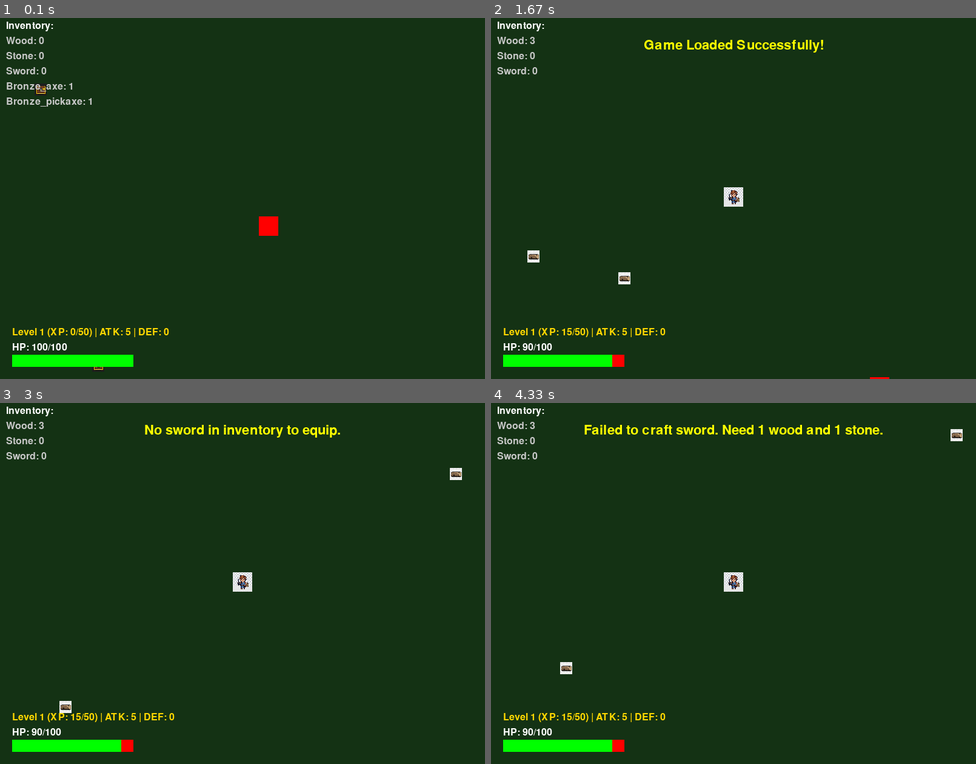
Above: before the commit, frames 1-4 (two rows, left to right).
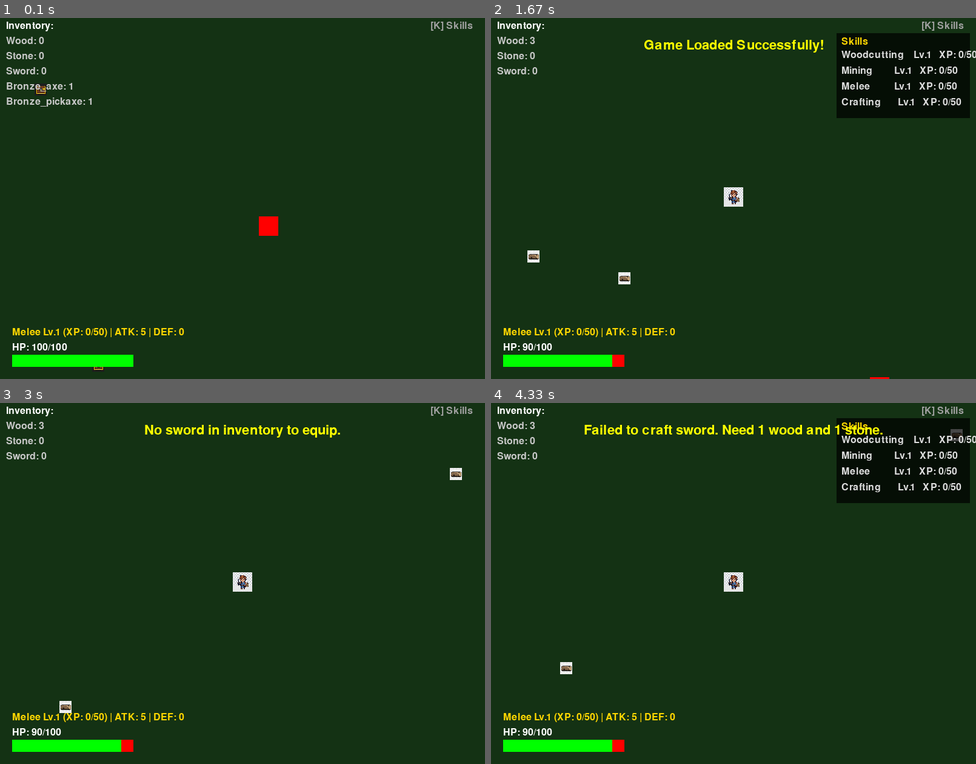
Above: after the commit, the same moments.

Repository: jacobziemba-dev/my-pygame-rpg
Game: pygame game, started from main.py
Two runs of this game, one before a commit and one after it. Both use one fixed random seed, a clock stepped at 60 frames per second and the inputs below.
Inputs:
- Up to frame 1 (0.1 s): no input
- Up to frame 2 (1.67 s): hold K 0.33-0.8 s; hold Right 0.33-0.8 s; tap F9 at 0.83, 1.5 s; tap F5 at 1.17 s
- Up to frame 3 (3 s): tap Enter at 1.83 s; hold Right 2.17-2.63 s; tap Space at 2.23, 2.53, 2.73 s; tap K at 2.32 s; hold Up 2.67-2.97 s
- Up to frame 4 (4.33 s): hold Right 3-3.47 s; tap Space at 3.07, 3.37, 3.57, 3.87, 4.13 s; tap C at 3.15 s; hold Left 3.5-4.03 s; tap K at 3.65 s; hold Down from 4.07 s (still down)

The runs differ from the first frame. In frame 1, 0.6% of the frame differs, in the area x 2-98%, y 1-89%; in frame 2, 7.0%, in the area x 2-100%, y 1-89%; in frame 3, 0.6%; in frame 4, 6.9%.

Commit message:
Add skill system and UI; integrate XP into skills
Introduce a Skill and SkillManager to replace the old player-wide XP/level system. Player now holds a SkillManager; skill XP is awarded for actions (woodcutting, mining, melee, crafting) and can trigger level-ups with effects (e.g. melee level up grants HP/attack). ActionManager and GameManager were updated to use skill levels for success chances and to grant skill XP; GameManager adds a key (K) to toggle the skills panel. SaveManager persists and restores skills, and UIManager displays a skills overlay and shows skill-related stats/messages. Removed the previous Player.gain_xp implementation.

Diff:
--- a/src/action_manager.py
+++ b/src/action_manager.py
@@ -36,7 +36,9 @@
             player.action_target = None
             return
 
-        success_chance = ((tool_power + player.level) / node.difficulty) * 100
+        skill_name = "woodcutting" if node.node_type == "tree" else "mining"
+        skill_level = getattr(player.skills, skill_name).level
+        success_chance = ((tool_power + skill_level) / node.difficulty) * 100
         success_chance = max(5, min(95, success_chance))
 
         roll = random.uniform(0, 100)
@@ -44,5 +46,8 @@
         if roll <= success_chance:
             node.take_hit()
             player.inventory.add_item(node.yields, 1)
-            player.gain_xp(5)
-            self.ui.show_message(f"Gained 1 {node.yields}! (+5 XP)")
+            leveled_up = player.skills.gain_xp(skill_name, 5)
+            self.ui.show_message(f"Gained 1 {node.yields}! (+5 {skill_name.capitalize()} XP)")
+            if leveled_up:
+                new_level = getattr(player.skills, skill_name).level
+                self.ui.show_message(f"{skill_name.capitalize()} level up! Now level {new_level}")
--- a/src/game_manager.py
+++ b/src/game_manager.py
@@ -98,7 +98,8 @@
                 elif event.key == pygame.K_c:
                     # Craft sword
                     if self.player.inventory.craft("sword"):
-                        self.ui.show_message("Success! Sword crafted.")
+                        self.player.skills.gain_xp("crafting", 10)
+                        self.ui.show_message("Success! Sword crafted. (+10 Crafting XP)")
                     else:
                         self.ui.show_message("Failed to craft sword. Need 1 wood and 1 stone.")
                 elif event.key == pygame.K_RETURN:
@@ -106,6 +107,8 @@
                         self.ui.show_message("Sword equipped! Attack +5")
                     else:
                         self.ui.show_message("No sword in inventory to equip.")
+                elif event.key == pygame.K_k:
+                    self.ui.show_skills = not self.ui.show_skills
                 elif event.key == pygame.K_SPACE:
                     if self.player.hp > 0:
                         attack_rect = self.player.rect.inflate(40, 40)
@@ -117,10 +120,14 @@
                                 if enemy.hp <= 0:
                                     self.enemies.remove(enemy)
                                     self.resources.append(ResourceItem(enemy.rect.x, enemy.rect.y, "wood"))
-                                    if self.player.gain_xp(15):
-                                        self.ui.show_message("LEVEL UP! Enemy defeated.")
+                                    leveled_up = self.player.skills.gain_xp("melee", 15)
+                                    if leveled_up:
+                                        self.player.max_hp += 10
+                                        self.player.hp = min(self.player.hp + 10, self.player.max_hp)
+                                        self.player.base_attack += 2
+                                        self.ui.show_message("Melee level up! +10 HP, +2 ATK")
                                     else:
-                                        self.ui.show_message("Enemy defeated! +15 XP")
+                                        self.ui.show_message("Enemy defeated! +15 Melee XP")
                                 break
 
     def update(self):
--- a/src/player.py
+++ b/src/player.py
@@ -1,6 +1,7 @@
 import pygame
 import os
 from src.inventory import Inventory
+from src.skill_manager import SkillManager
 
 class Player:
     def __init__(self, x, y): #* __init__ is the constructor for the Player class
@@ -13,8 +14,7 @@
         self.hp = 100
         self.last_hit_time = 0
 
-        self.xp = 0
-        self.level = 1
+        self.skills = SkillManager()
         self.base_attack = 5
         self.base_defense = 0
         self.equipped_items = []
@@ -91,20 +91,6 @@
     def get_defense(self):
         return self.base_defense
 
-    def gain_xp(self, amount):
-        self.xp += amount
-        threshold = self.level * 50
-        leveled_up = False
-        while self.xp >= threshold:
-            self.xp -= threshold
-            self.level += 1
-            self.max_hp += 10
-            self.hp = self.max_hp
-            self.base_attack += 2
-            threshold = self.level * 50
-            leveled_up = True
-        return leveled_up
-
     def equip(self, item_name):
         if self.inventory.items.get(item_name, 0) > 0:
             if item_name not in self.equipped_items:
--- a/src/save_manager.py
+++ b/src/save_manager.py
@@ -3,6 +3,7 @@
 from src.resource_item import ResourceItem
 from src.resource_node import ResourceNode
 from src.enemy import Enemy
+from src.skill_manager import SkillManager
 
 SAVE_FILE = "save.json"
 
@@ -15,12 +16,11 @@
                 "y": player.rect.y,
                 "hp": player.hp,
                 "max_hp": player.max_hp,
-                "xp": getattr(player, 'xp', 0),
-                "level": getattr(player, 'level', 1),
                 "base_attack": getattr(player, 'base_attack', 5),
                 "base_defense": getattr(player, 'base_defense', 0),
                 "equipped_items": getattr(player, 'equipped_items', []),
-                "inventory": player.inventory.items
+                "inventory": player.inventory.items,
+                "skills": player.skills.to_dict()
             },
             "resources": [
                 {
@@ -50,12 +50,11 @@
         player.rect.y = p_data["y"]
         player.hp = p_data["hp"]
         player.max_hp = p_data["max_hp"]
-        player.xp = p_data.get("xp", 0)
-        player.level = p_data.get("level", 1)
         player.base_attack = p_data.get("base_attack", 5)
         player.base_defense = p_data.get("base_defense", 0)
         player.equipped_items = p_data.get("equipped_items", [])
         player.inventory.items = p_data.get("inventory", {})
+        player.skills = SkillManager.from_dict(p_data.get("skills", {}))
 
         # load resources
         resources.clear()
--- /dev/null
+++ b/src/skill_manager.py
@@ -0,0 +1,52 @@
+class Skill:
+    def __init__(self, name):
+        self.name = name
+        self.level = 1
+        self.xp = 0
+
+    def xp_threshold(self):
+        return self.level * 50
+
+    def gain_xp(self, amount):
+        self.xp += amount
+        leveled_up = False
+        while self.xp >= self.xp_threshold():
+            self.xp -= self.xp_threshold()
+            self.level += 1
+            leveled_up = True
+        return leveled_up
+
+
+class SkillManager:
+    def __init__(self):
+        self.woodcutting = Skill("Woodcutting")
+        self.mining      = Skill("Mining")
+        self.melee       = Skill("Melee")
+        self.crafting    = Skill("Crafting")
+        self._skills = {
+            "woodcutting": self.woodcutting,
+            "mining":      self.mining,
+            "melee":       self.melee,
+            "crafting":    self.crafting,
+        }
+
+    def gain_xp(self, skill_name, amount):
+        skill = self._skills.get(skill_name)
+        if skill:
+            return skill.gain_xp(amount)
+        return False
+
+    def to_dict(self):
+        return {n: {"level": s.level, "xp": s.xp} for n, s in self._skills.items()}
+
+    @classmethod
+    def from_dict(cls, data):
+        sm = cls()
+        for name, d in data.items():
+            if name in sm._skills:
+                sm._skills[name].level = d.get("level", 1)
+                sm._skills[name].xp    = d.get("xp", 0)
+        return sm
+
+    def all_skills(self):
+        return list(self._skills.values())
--- a/src/ui.py
+++ b/src/ui.py
@@ -10,6 +10,7 @@
         self.message = ""
         self.message_timer = 0
         self.message_duration = 3000 # 3 seconds in ms
+        self.show_skills = False
 
     def show_message(self, text):
         self.message = text
@@ -39,7 +40,9 @@
         fill = (self.player.hp / self.player.max_hp) * hp_bar_width
 
         # Draw Player Stats
-        stats_text = f"Level {self.player.level} (XP: {self.player.xp}/{self.player.level * 50}) | ATK: {self.player.get_attack()} | DEF: {self.player.get_defense()}"
+        melee = self.player.skills.melee
+        stats_text = (f"Melee Lv.{melee.level} (XP: {melee.xp}/{melee.xp_threshold()}) "
+                      f"| ATK: {self.player.get_attack()} | DEF: {self.player.get_defense()}")
         stats_surf = self.font.render(stats_text, True, (255, 215, 0)) # Gold Text
         surface.blit(stats_surf, (hp_x, hp_y - 45))
 
@@ -50,8 +53,34 @@
         hp_text = self.font.render(f"HP: {self.player.hp}/{self.player.max_hp}", True, (255, 255, 255))
         surface.blit(hp_text, (hp_x, hp_y - 20))
 
+        # Draw Skills panel hint
+        hint_surf = self.font.render("[K] Skills", True, (160, 160, 160))
+        surface.blit(hint_surf, (surface.get_width() - 90, 10))
+
+        # Draw Skills overlay
+        if self.show_skills:
+            self._draw_skills_panel(surface)
+
         # Draw Message
         if self.message:
             msg_surf = self.large_font.render(self.message, True, (255, 255, 0))
             msg_rect = msg_surf.get_rect(center=(surface.get_width() // 2, 50))
             surface.blit(msg_surf, msg_rect)
+
+    def _draw_skills_panel(self, surface):
+        panel_w, panel_h = 220, 140
+        panel_x = surface.get_width() - panel_w - 10
+        panel_y = 30
+
+        panel = pygame.Surface((panel_w, panel_h), pygame.SRCALPHA)
+        panel.fill((0, 0, 0, 180))
+        surface.blit(panel, (panel_x, panel_y))
+
+        title = self.font.render("Skills", True, (255, 215, 0))
+        surface.blit(title, (panel_x + 8, panel_y + 6))
+
+        for i, skill in enumerate(self.player.skills.all_skills()):
+            row_y = panel_y + 28 + i * 26
+            label = f"{skill.name:<14} Lv.{skill.level:<3} XP: {skill.xp}/{skill.xp_threshold()}"
+            text_surf = self.font.render(label, True, (220, 220, 220))
+            surface.blit(text_surf, (panel_x + 8, row_y))
